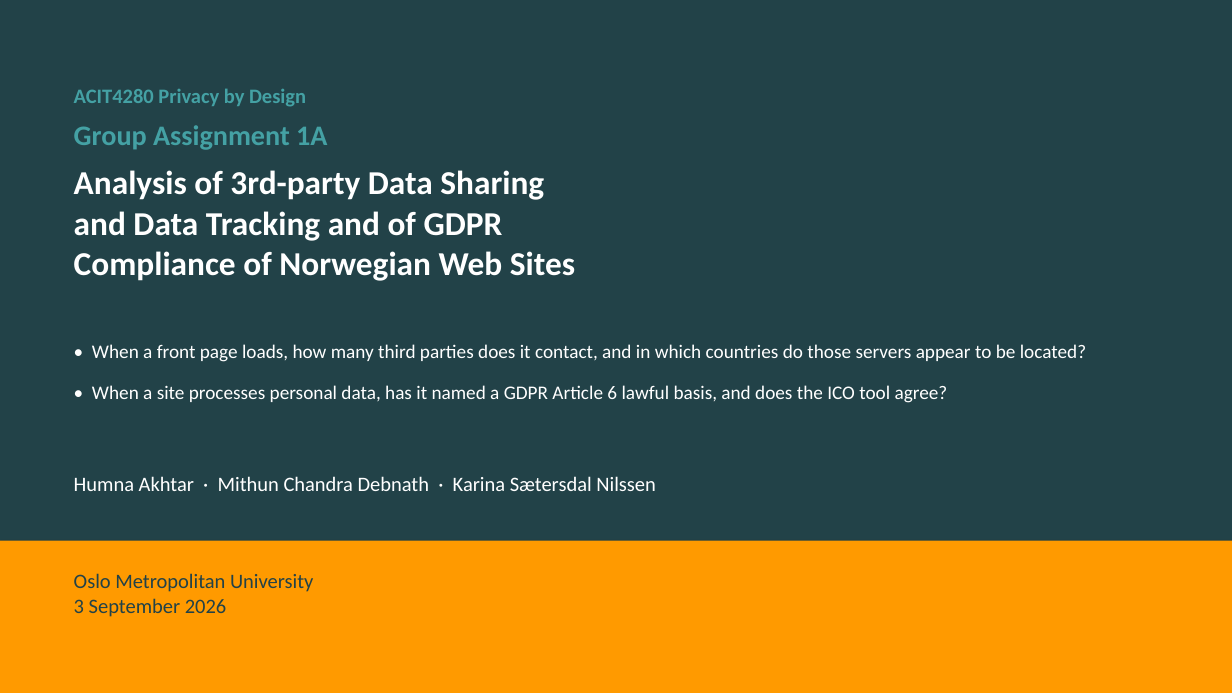
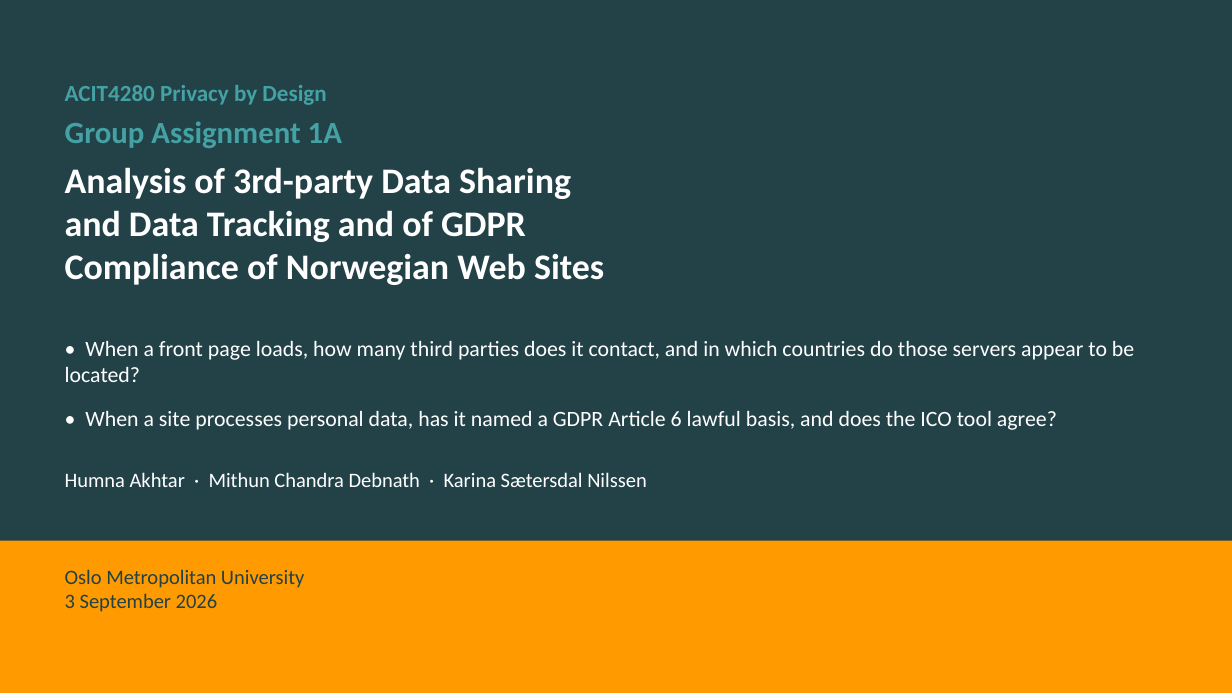
Before and after one commit to kasa031/Bacheloroppgave, a slide deck: slide 1 of ACIT4280_1A_presentation.pptx. Drawn at 1232x693 pixels with LibreOffice and Linux fonts; fonts in the diff are those of the drawing. Boxes give left, top, right and bottom in pixels: in the first picture for what was removed or moved away, otherwise in the second. Text is boxed around its words. In the diff, an @@ line names an element or a change of style, - is before the commit and + after.

```diff
--- a/ACIT4280_1A_presentation.pptx
+++ b/ACIT4280_1A_presentation.pptx
@@ text "ACIT4280 Privacy by Design" at (65, 85, 326, 105): size 16 to 18 pt @@
@@ text "Group Assignment 1A" at (65, 121, 342, 148): size 22 to 24 pt @@
@@ text "Analysis of 3rd-party Data Sharing ..." at (65, 167, 604, 285): size 26 to 28 pt @@
@@ text "• When a front page ..." at (65, 341, 1134, 430): size 15 to 17 pt @@
@@ text "Humna Akhtar · Mithun Chandra ...": place and size @@
-text "Humna Akhtar · Mithun Chandra ..." at (74, 476, 656, 491)
+text "Humna Akhtar · Mithun Chandra ..." at (65, 472, 647, 487)
@@ text "Oslo Metropolitan University 3 September ...": place and size @@
-text "Oslo Metropolitan University 3 September ..." at (74, 573, 313, 617)
+text "Oslo Metropolitan University 3 September ..." at (65, 569, 304, 612)
```
Also in this commit, not shown: 15 other slides changed, 7 other files.
